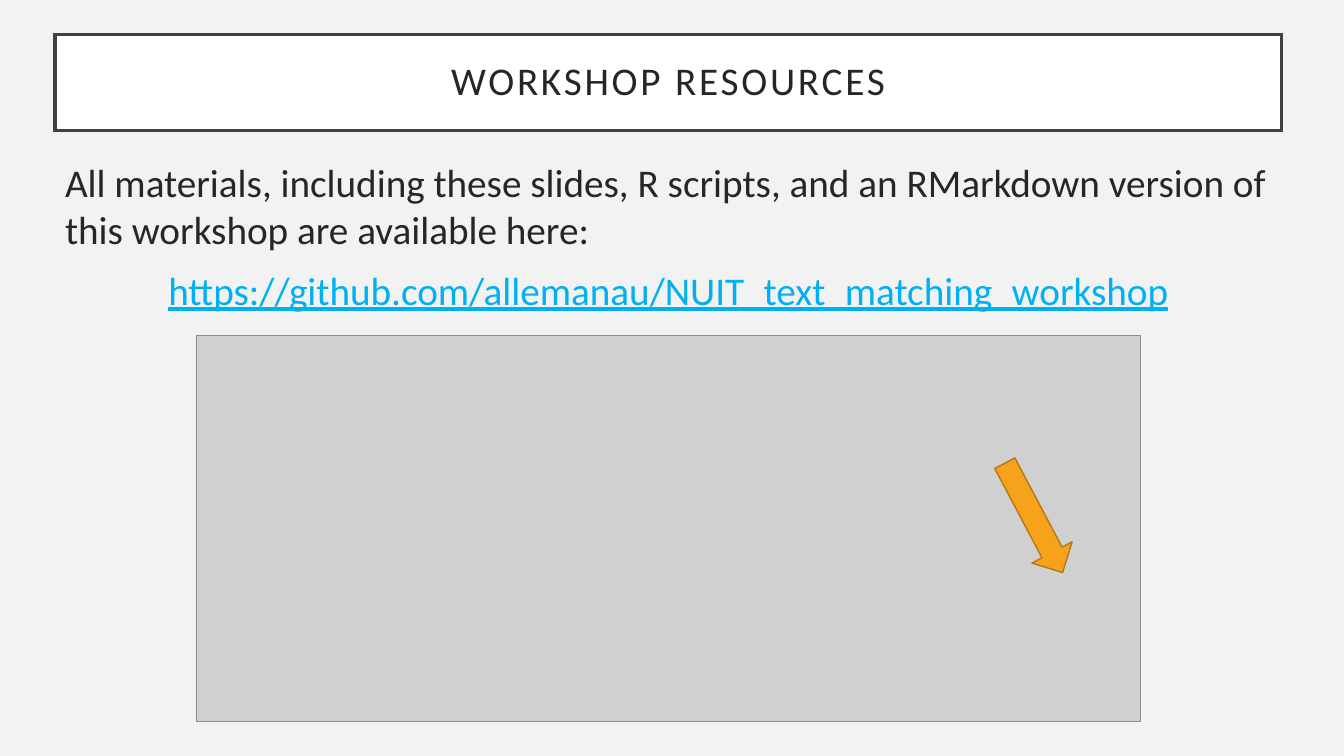
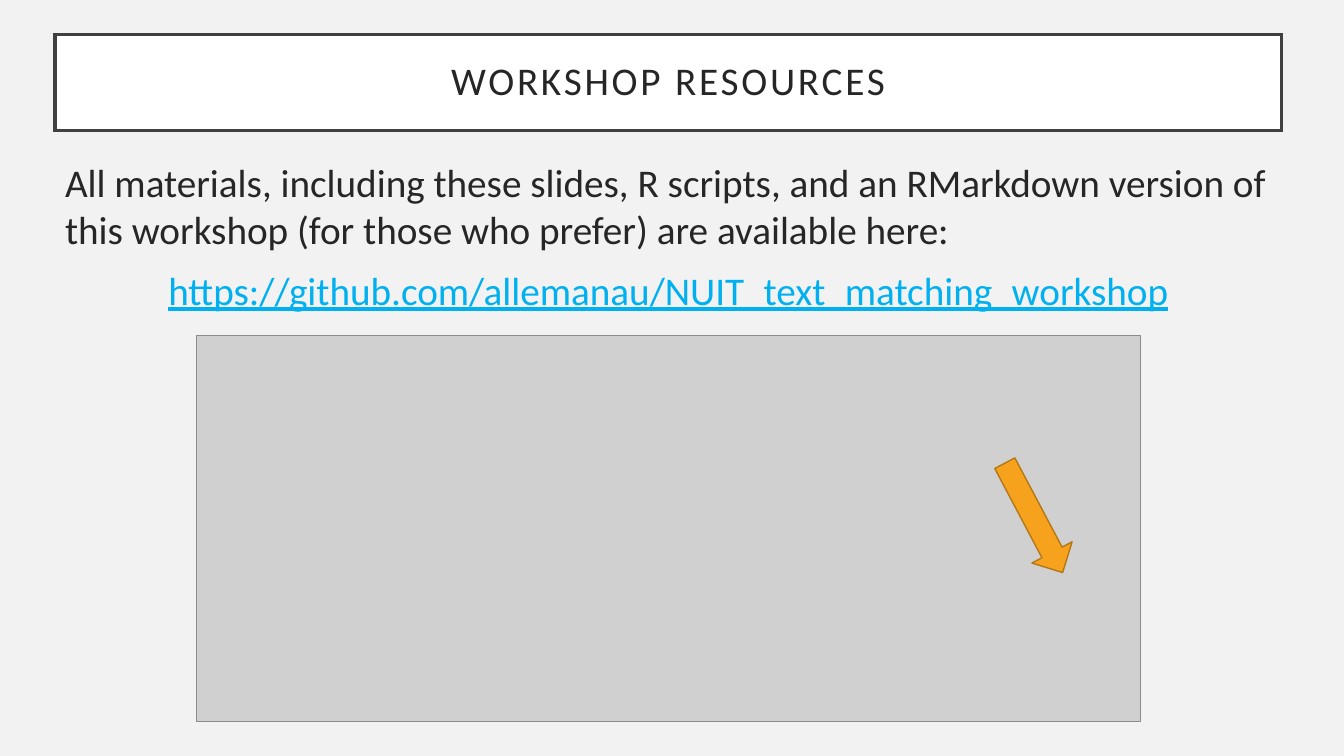
Before and after one commit to allemanau/NUIT_text_matching_workshop, a slide deck: slide 2 of slides/text_matching_workshop_slides.pptx. Drawn at 1344x756 pixels with LibreOffice and Linux fonts; fonts in the diff are those of the drawing; grey boxes stand for pictures. Boxes give left, top, right and bottom in pixels: in the first picture for what was removed or moved away, otherwise in the second. Text is boxed around its words. In the diff, an @@ line names an element or a change of style, - is before the commit and + after.

```diff
--- a/slides/text_matching_workshop_slides.pptx
+++ b/slides/text_matching_workshop_slides.pptx
@@ text at (x1=65, y1=169, x2=1266, y2=251): text changed @@
-All materials, including these slides, R scripts, and an RMarkdown version of this workshop are available here:
+All materials, including these slides, R scripts, and an RMarkdown version of this workshop (for those who prefer) are available here:
```
Also in this commit, not shown: 1 other slide changed, 36 slides added, 1 slide removed, 8 other files.
